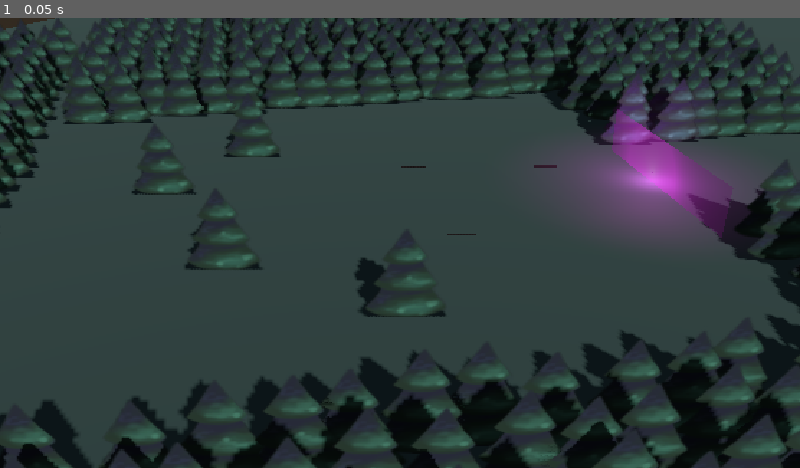
Above: before the commit, frame 1.
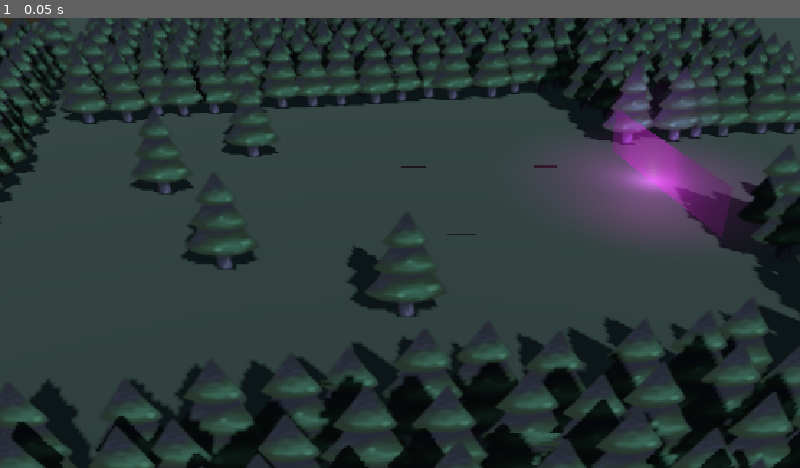
Above: after the commit, the same moment.

Repository: Golczewa/RacoonQuest
Game: Godot game, scene res://scenes/map/forest/forest_room1.tscn
Same seed, same stepped clock (60 frames per second), same inputs: the game is played once before the commit and once after it. This scene is started directly instead of the project's main scene. The engine's default icon, where the game draws it, is replaced by a stand-in: a white triangle on a blue panel in a dark square.
Inputs:
- Up to frame 1 (0.05 s): no input

The runs differ from the first frame. In frame 1, 27% of the frame differs, in the area x 0-100%, y 0-100%.

Commit message:
tree fix

Diff:
--- a/scenes/props/tree.tscn
+++ b/scenes/props/tree.tscn
@@ -3,18 +3,18 @@
 [ext_resource type="Texture2D" uid="uid://b6x3li56f2tef" path="res://assets/drzewo.png" id="1_d888c"]
 
 [sub_resource type="CylinderShape3D" id="CylinderShape3D_jiq1j"]
-height = 3.8642578
-radius = 1.0195313
+height = 4.5214844
+radius = 1.184082
 
 [node name="Node3D2" type="StaticBody3D" unique_id=885908942]
 
 [node name="Sprite3D" type="Sprite3D" parent="." unique_id=612001677]
-transform = Transform3D(0.3, 0, 0, 0, 0.3, 0, 0, 0, 0.3, 0, 1.7685533, 0)
+transform = Transform3D(0.3, 0, 0, 0, 0.3, 0, 0, 0, 0.3, 0, 2.4641619, 0)
 billboard = 2
 shaded = true
 alpha_cut = 2
 texture = ExtResource("1_d888c")
 
 [node name="CollisionShape3D" type="CollisionShape3D" parent="." unique_id=813809261]
-transform = Transform3D(1, 0, 0, 0, 1, 0, 0, 0, 1, 0, 1.9322915, 0)
+transform = Transform3D(1, 0, 0, 0, 1, 0, 0, 0, 1, 0, 2.2609048, 0)
 shape = SubResource("CylinderShape3D_jiq1j")
